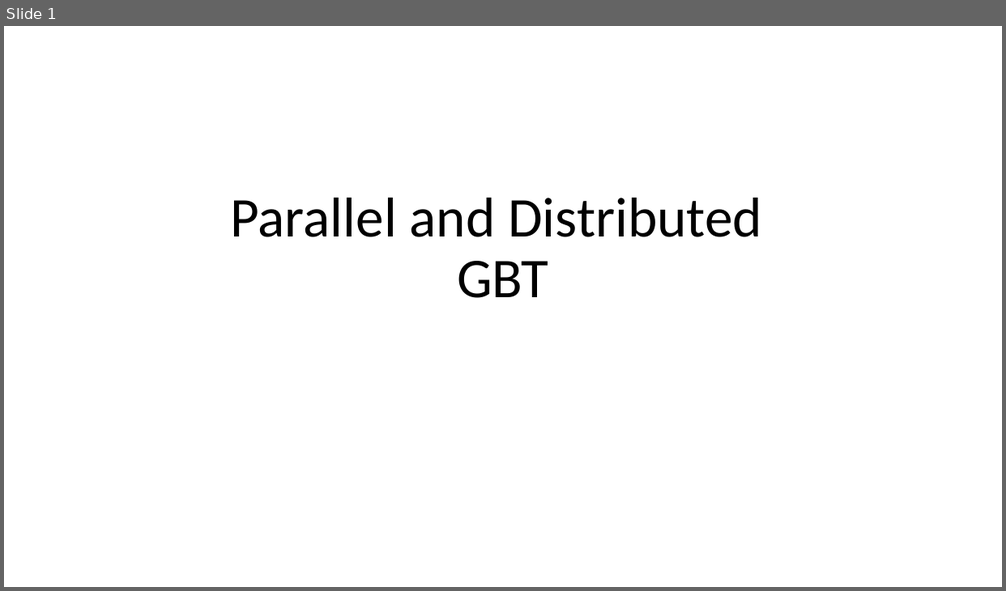
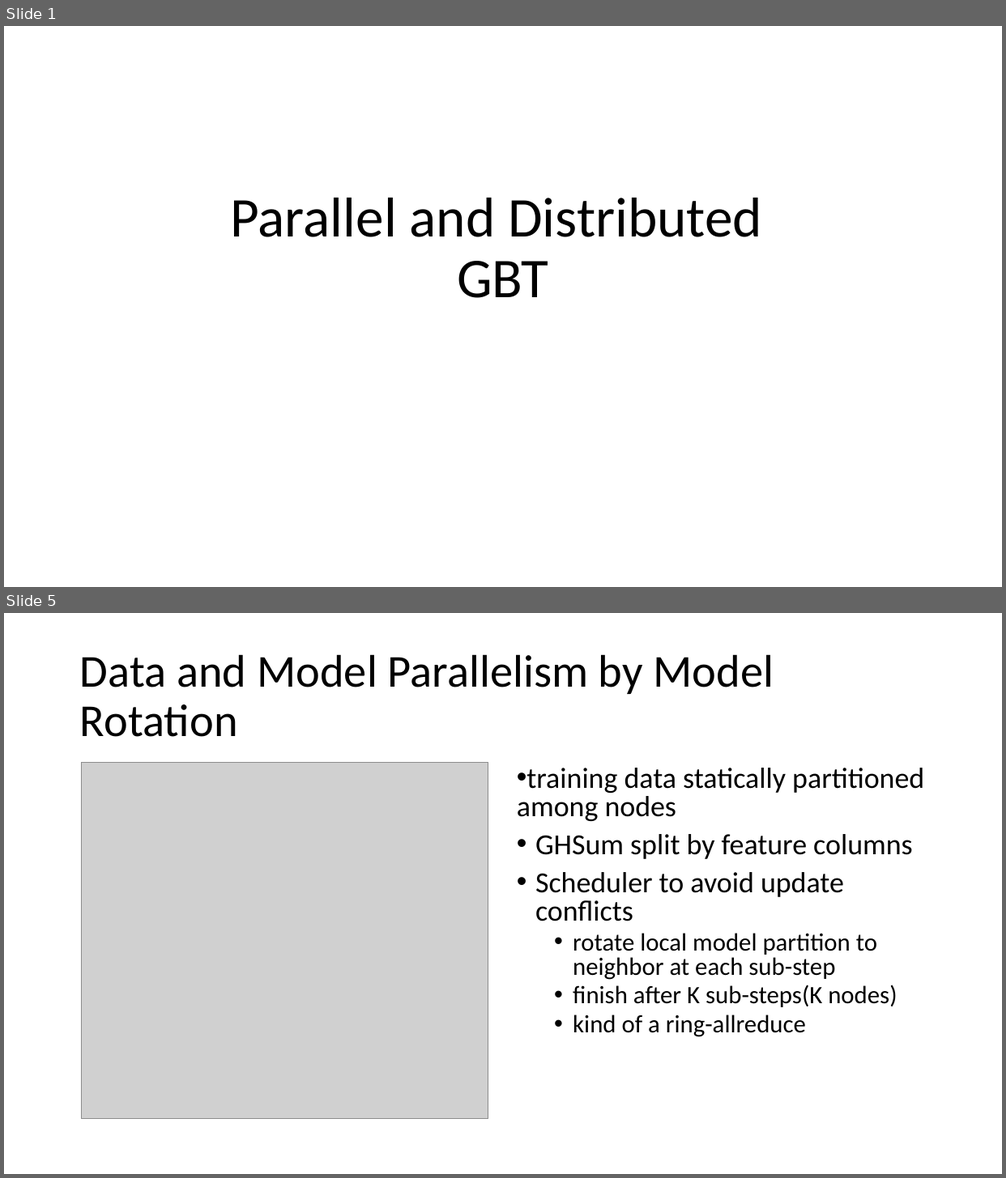
Before and after one commit to DSC-SPIDAL/harp, a slide deck: doc/meeting/0905-ModelRotation/Design of Parallel.pptx. Shown one above the other, each under a label of ours: slide 1 before the commit, slides 1 and 5 after it; the slides between them are not shown. The pictures are 1006x591 and 1006x1178 pixels, drawn with LibreOffice and Linux fonts; fonts in the diff are those of the drawing; grey boxes stand for pictures. Boxes give left, top, right and bottom in pixels: in the first picture for what was removed or moved away, otherwise in the second. Text is boxed around its words. In the diff, an @@ line names an element or a change of style, - is before the commit and + after.

```diff
--- a/doc/meeting/0905-ModelRotation/Design of Parallel.pptx
+++ b/doc/meeting/0905-ModelRotation/Design of Parallel.pptx
@@ slide 5 added at [4, 613, 1002, 1174], background #FFFFFF @@
@@ title added at [80, 654, 774, 737], 44 pt, text #000000 @@
+Data and Model Parallelism by Model Rotation
@@ picture added at [81, 763, 488, 1119] @@
@@ text added at [517, 768, 924, 1037], 28 pt, text #000000 @@
+  • training data statically partitioned among nodes
+• GHSum split by feature columns
+• Scheduler to avoid update conflicts
+  • rotate local model partition to neighbor at each sub-step
+  • finish after K sub-steps(K nodes)
+  • kind of a ring-allreduce
```
Also in this commit, not shown: 1 slide changed, 4 other slides added, 1 slide removed, 1 other file.
